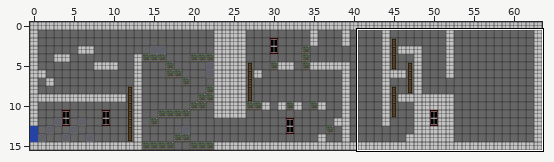
Two versions of a level (Tiled map, tower-of-darkness-xna/tower-of-darkness-xna/tower-of-darkness-xnaContent/maps/tower6.tmx). The first picture is a wide view before the edit; the outline marks the close-up.
Close-up. Before the edit:
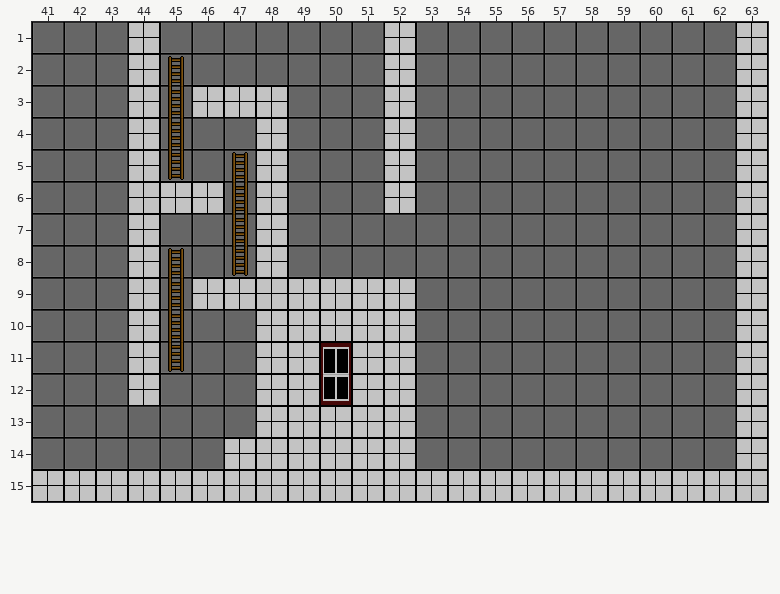
Cells are 32x32 px. Shown: x 41..63, y 1..15.
After:
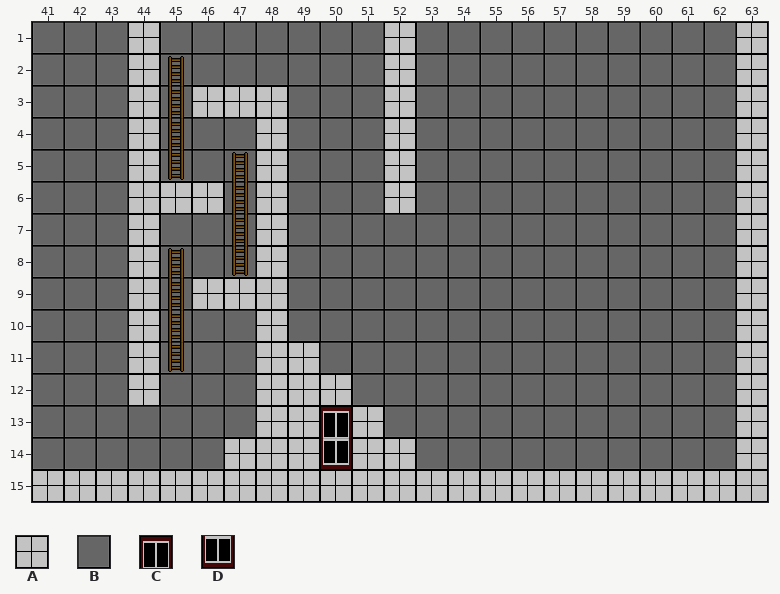
Key: from "TileSet": A 14, B 31, C 41, D 51.
_ is an empty cell, # one hidden under a higher layer, . an unchanged one.
From old to new:
--- layer "Background"
@@ x 50..50 @@
-11 C
-12 D
-13 #
-14 #
+11 B
+12 _
+13 C
+14 D
--- layer "Foreground"
@@ x 49..52 @@
- 9 AAAA
-10 AAAA
-11 ..AA
-12 ._AA
-13 .A.A
-14 .A..
+ 9 ____
+10 ____
+11 ..__
+12 .A__
+13 ._._
+14 ._..
